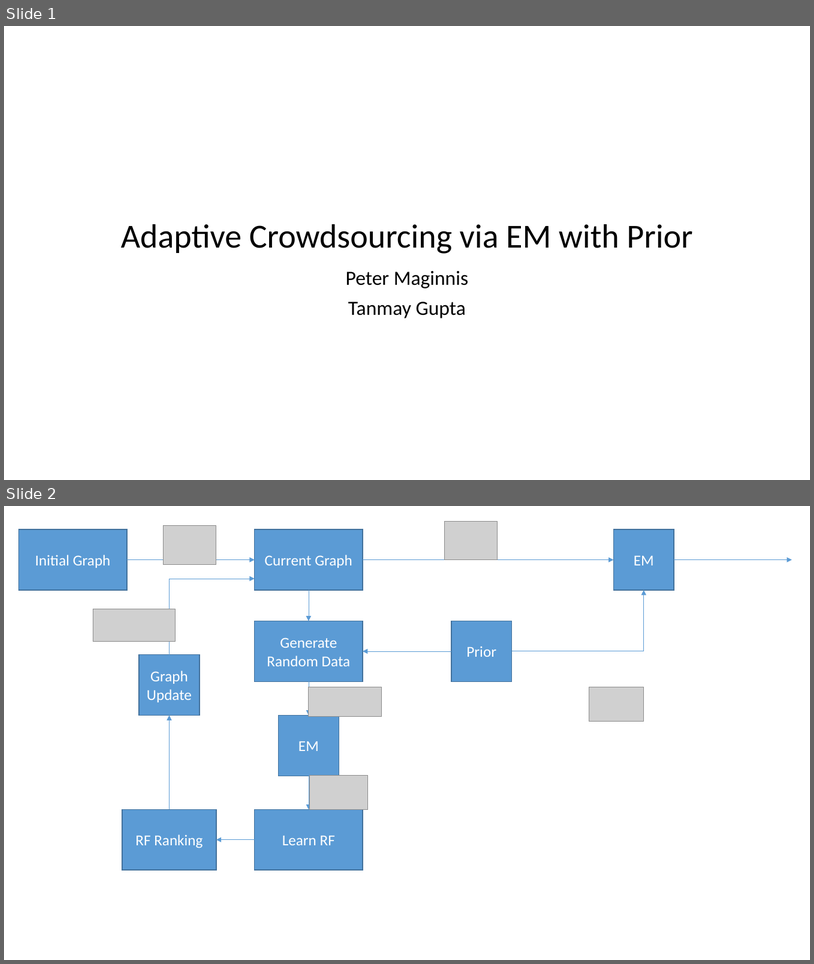
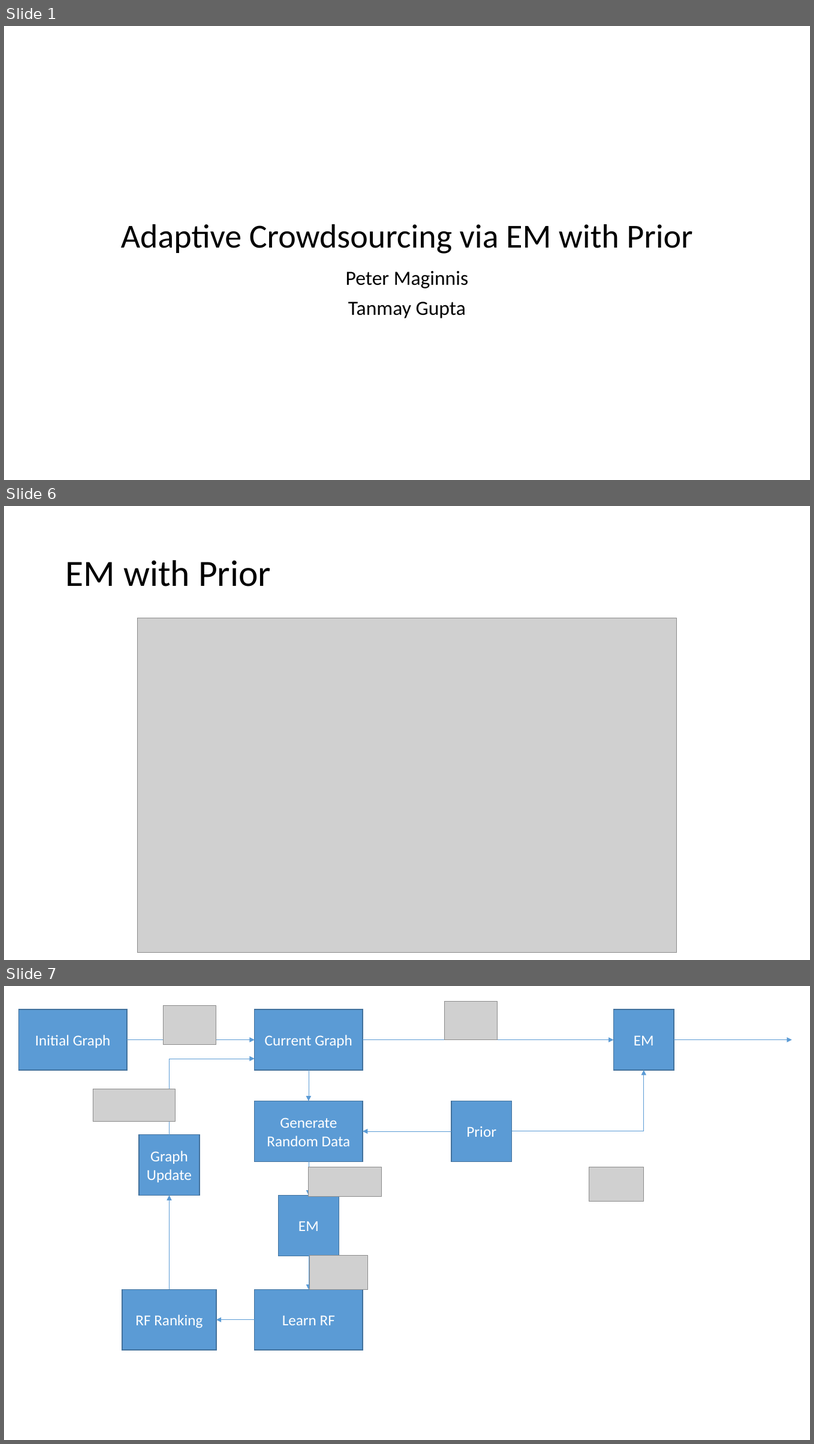
Before and after one commit to BigRedT/crowdsource, a slide deck: PPT/Adaptive Crowdsourcing via EM with Prior.pptx. Shown one above the other, each under a label of ours: slides 1 and 2 before the commit, slides 1, 6 and 7 after it; the slides between them are not shown. The pictures are 814x964 and 814x1444 pixels, drawn with LibreOffice and Linux fonts; fonts in the diff are those of the drawing; grey boxes stand for pictures. Boxes give left, top, right and bottom in pixels: in the first picture for what was removed or moved away, otherwise in the second. Text is boxed around its words. In the diff, an @@ line names an element or a change of style, - is before the commit and + after.

```diff
--- a/PPT/Adaptive Crowdsourcing via EM with Prior.pptx
+++ b/PPT/Adaptive Crowdsourcing via EM with Prior.pptx
@@ slide 6 added at (x1=4, y1=506, x2=810, y2=960), background #FFFFFF @@
@@ title added at (x1=65, y1=560, x2=271, y2=586), 44 pt, text #000000 @@
+EM with Prior
@@ picture added at (x1=138, y1=618, x2=677, y2=952) @@
@@ what was slide 2 is now slide 7 @@
```
Also in this commit, not shown: 5 other slides added, 5 other files.
